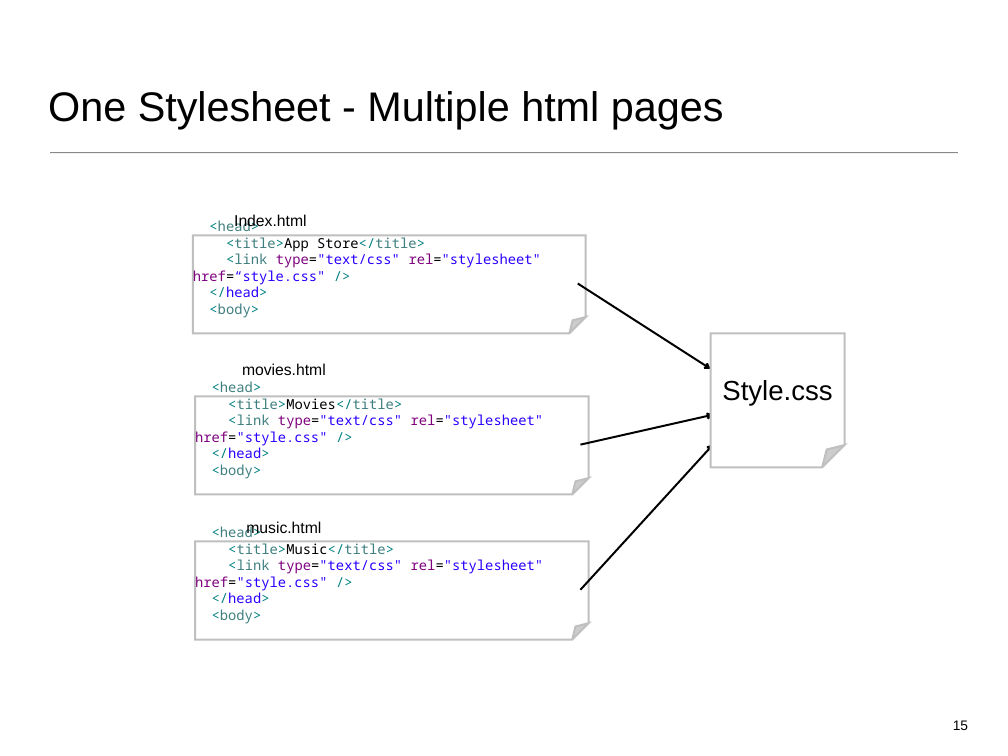
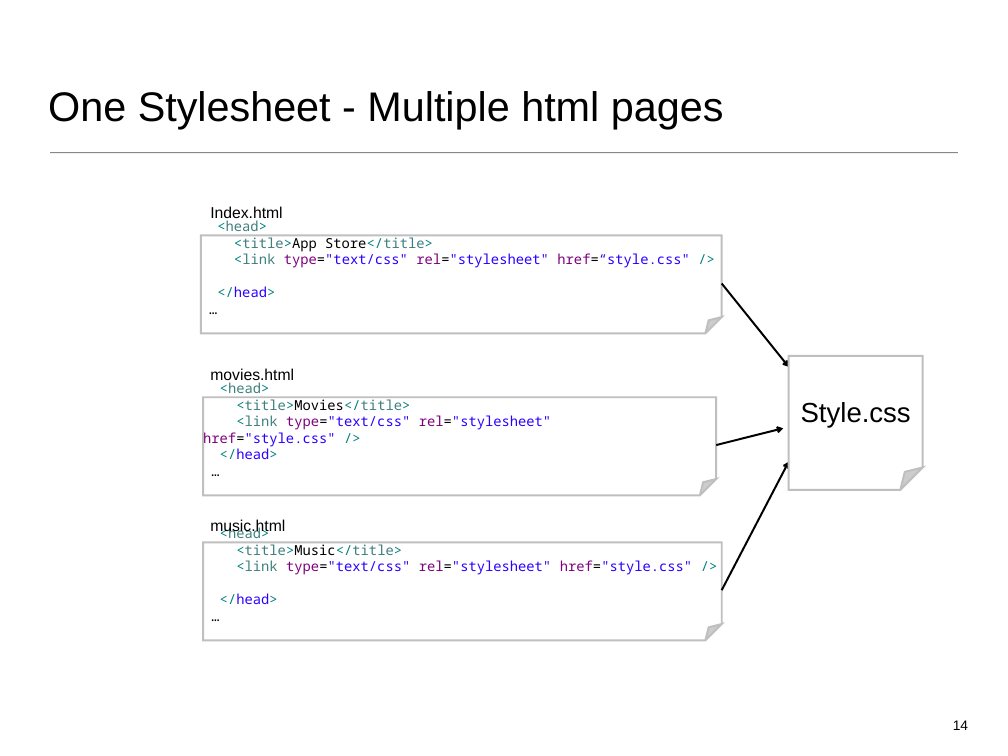
Before and after one commit to wit-web-dev-2015/web-dev-1, a slide deck: slide 14 of topic02/talk-2/css-1.ppt (slide 15 before the commit). Drawn at 1008x756 pixels with LibreOffice and Linux fonts; fonts in the diff are those of the drawing. Boxes give left, top, right and bottom in pixels: in the first picture for what was removed or moved away, otherwise in the second. Text is boxed around its words. In the diff, an @@ line names an element or a change of style, - is before the commit and + after.

```diff
--- a/topic02/talk-2/css-1.ppt
+++ b/topic02/talk-2/css-1.ppt
@@ text "Index.html": place and size @@
-text "Index.html" at bbox=[234, 214, 306, 231]
+text "Index.html" at bbox=[210, 206, 282, 223]
@@ folded corner "<head>": place and size @@
-folded corner "<head>" at bbox=[193, 235, 586, 333]
+folded corner "<head>" at bbox=[201, 235, 722, 333]
@@ arrow moved from (578, 284) - (711, 369) to (722, 284) - (789, 367) @@
@@ text in folded corner at bbox=[209, 303, 259, 318]: text changed; text colour #3F7F7F to #000000 @@
-<body>
+…
@@ folded corner "Style.css": place and size @@
-folded corner "Style.css" at bbox=[710, 333, 844, 467]
+folded corner "Style.css" at bbox=[789, 356, 923, 490]
@@ text "movies.html" rewrapped from bbox=[242, 363, 326, 375] to bbox=[210, 368, 294, 384] @@
@@ folded corner "<head>": place and size @@
-folded corner "<head>" at bbox=[195, 396, 588, 494]
+folded corner "<head>" at bbox=[203, 397, 717, 495]
@@ arrow moved from (581, 444) - (713, 415) to (716, 445) - (783, 428) @@
@@ text in folded corner at bbox=[212, 464, 262, 479]: text changed; text colour #3F7F7F to #000000 @@
-<body>
+…
@@ arrow moved from (581, 590) - (713, 444) to (722, 590) - (789, 461) @@
@@ text "music.html": place and size @@
-text "music.html" at bbox=[246, 521, 321, 537]
+text "music.html" at bbox=[210, 519, 285, 535]
@@ folded corner "<head>": place and size @@
-folded corner "<head>" at bbox=[195, 542, 588, 639]
+folded corner "<head>" at bbox=[203, 542, 722, 640]
@@ text in folded corner at bbox=[212, 609, 262, 624]: text changed; text colour #3F7F7F to #000000 @@
-<body>
+…
@@ page number at bbox=[953, 720, 968, 730]: text changed @@
-15
+14
```
Also in this commit, not shown: 1 other slide changed, 2 slides removed, 12 other files.
